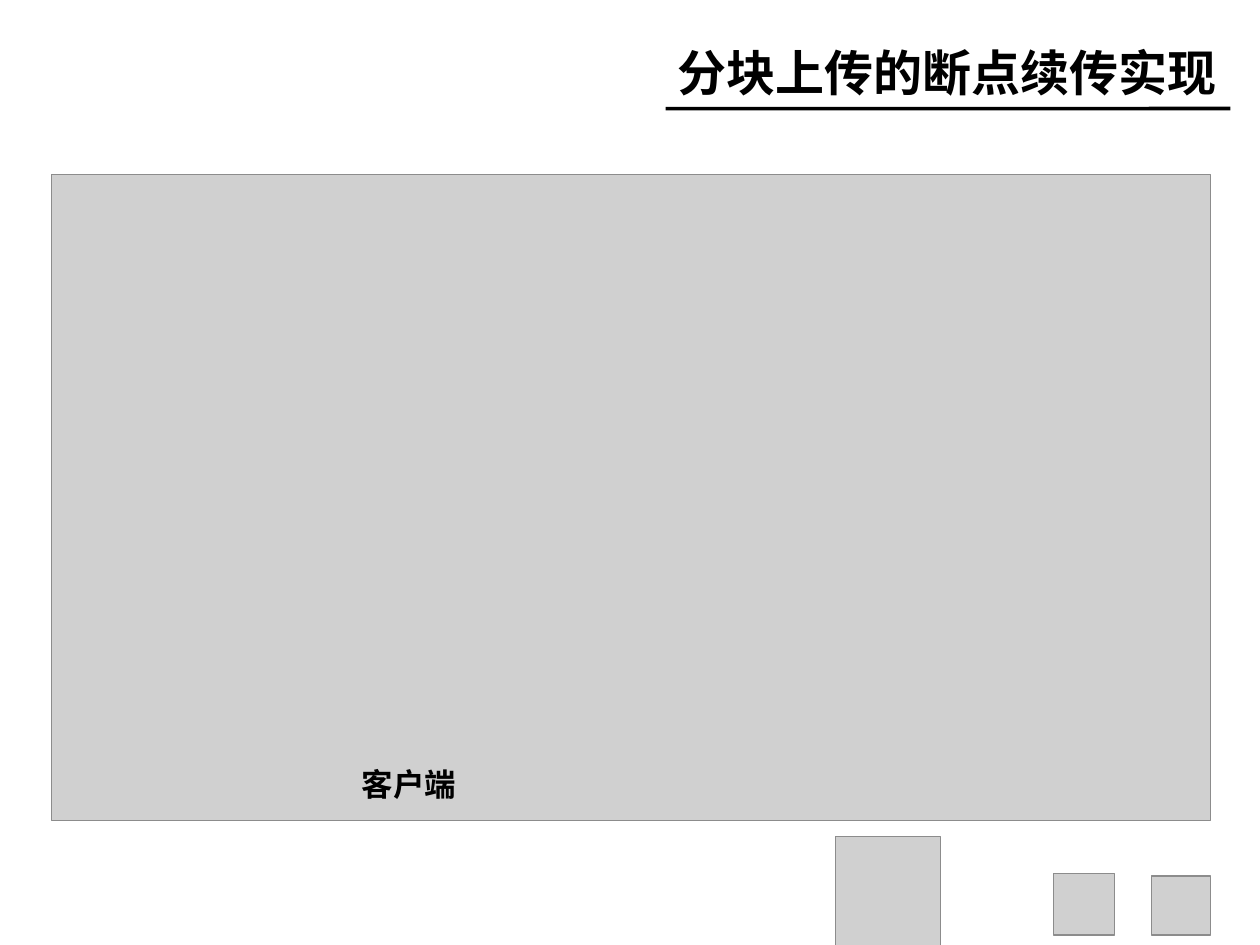
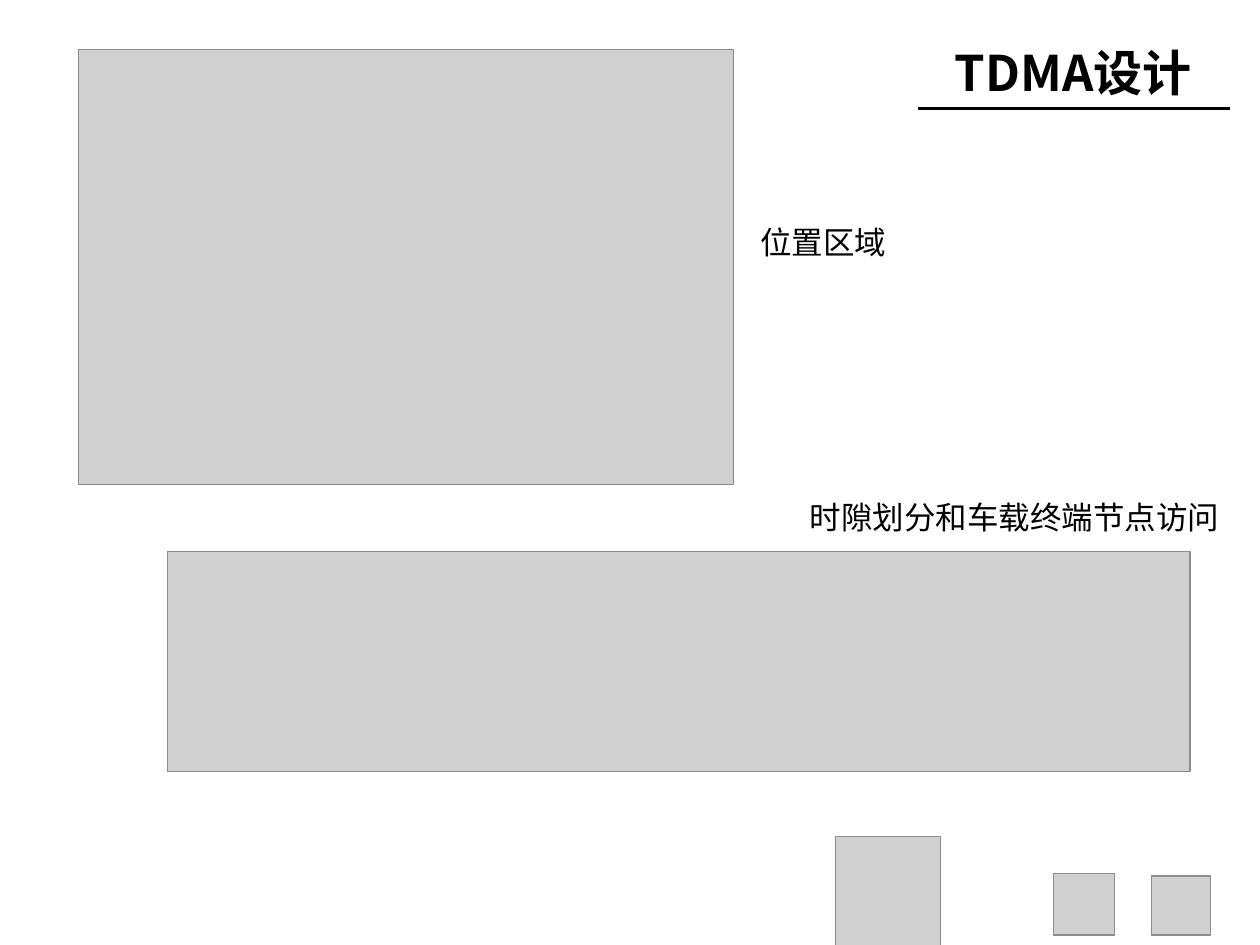
Before and after one commit to chenqinb/thesis2, a slide deck: slide 20 of PPT/陈钦波答辩ppt.pptx (slide 22 before the commit). Drawn at 1260x945 pixels with LibreOffice and Linux fonts; fonts in the diff are those of the drawing; grey boxes stand for pictures; background and template pictures are left out. Boxes give left, top, right and bottom in pixels: in the first picture for what was removed or moved away, otherwise in the second. Text is boxed around its words. In the diff, an @@ line names an element or a change of style, - is before the commit and + after.

```diff
--- a/PPT/陈钦波答辩ppt.pptx
+++ b/PPT/陈钦波答辩ppt.pptx
@@ picture added at [78, 49, 733, 484] @@
@@ text removed at [678, 49, 1216, 96] @@
-分块上传的断点续传实现
@@ text added at [955, 49, 1192, 96], 28 pt, text #000000, bold @@
+TDMA设计
@@ line moved from (665, 108) - (1231, 108) to (917, 108) - (1231, 108) @@
@@ picture removed at [52, 175, 1211, 820] @@
@@ text added at [760, 227, 886, 257], 18 pt, text #000000 @@
+位置区域
@@ text added at [810, 502, 1219, 532], 18 pt, text #000000 @@
+时隙划分和车载终端节点访问
@@ picture added at [168, 552, 1191, 772] @@
@@ text removed at [362, 769, 457, 799] @@
-客户端
```
Also in this commit, not shown: 17 other slides changed, 12 slides added, 13 slides removed, 5 other files.
